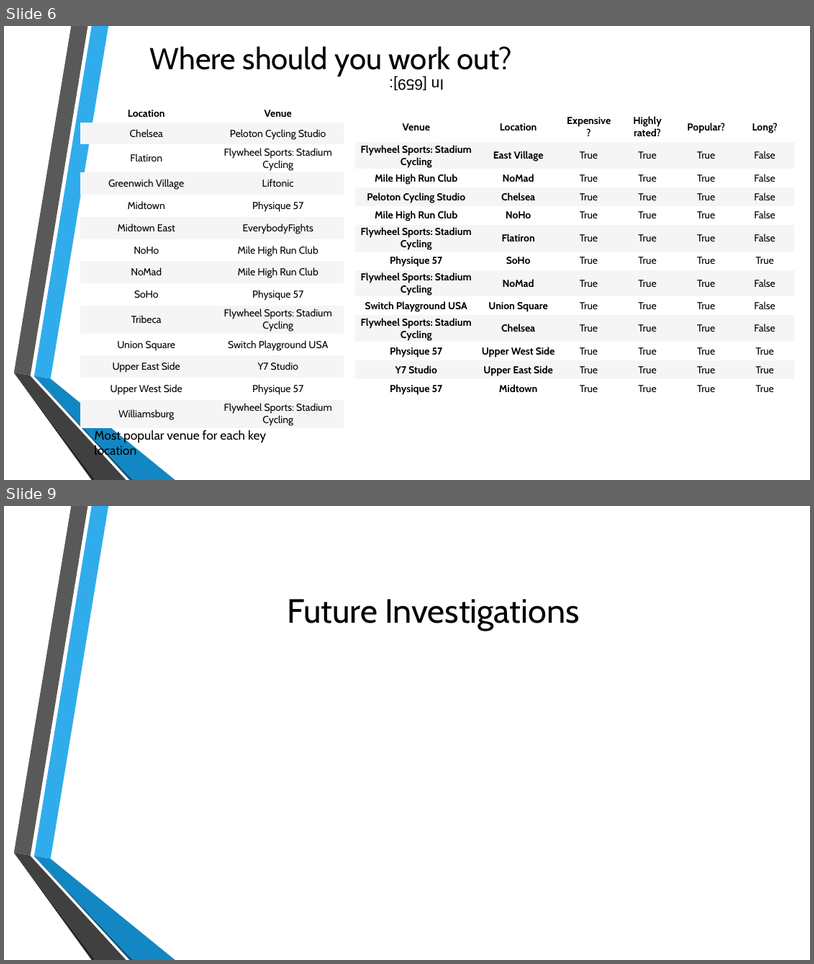
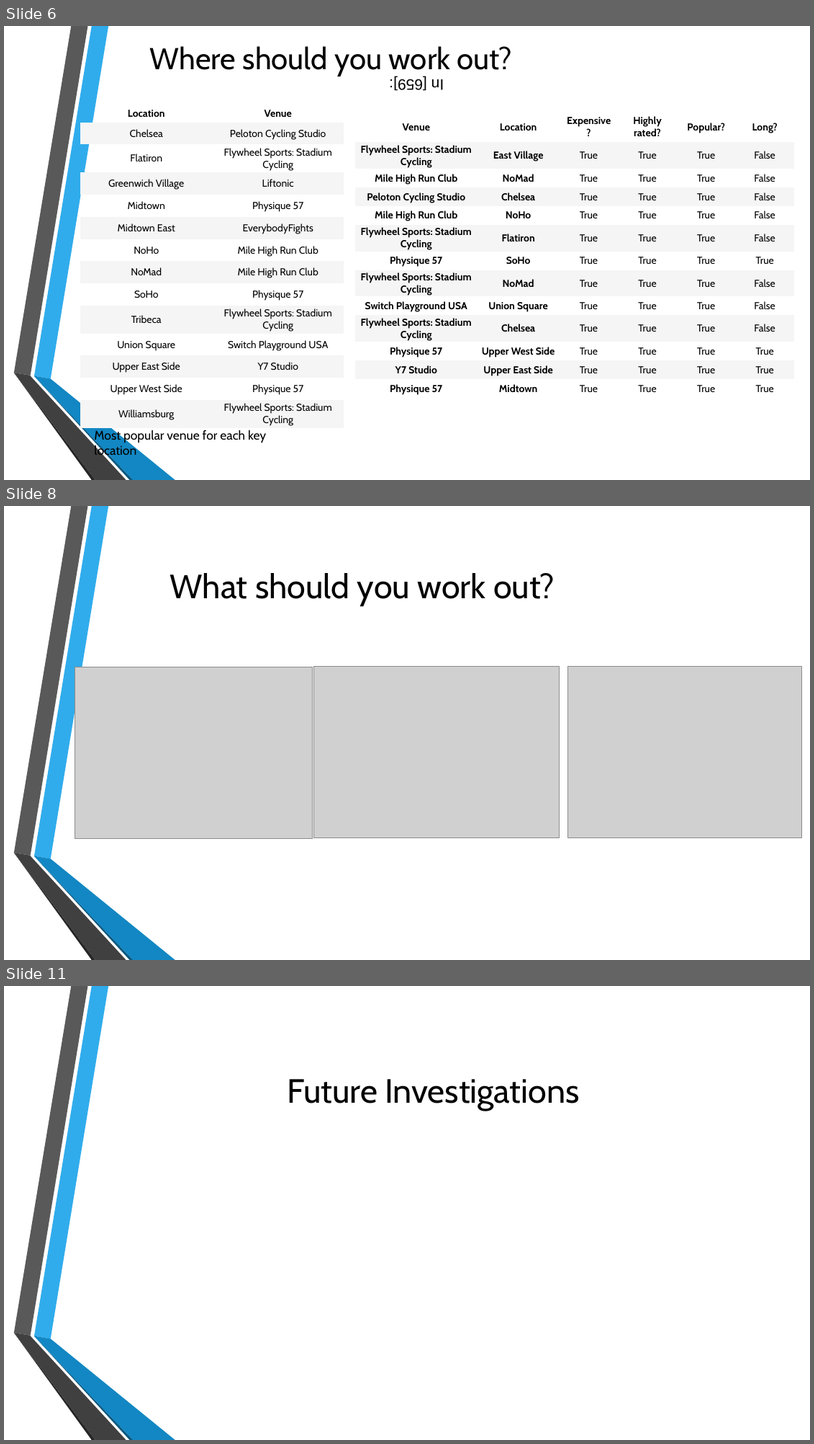
Before and after one commit to Alster96/Scraping_ClassPass, a slide deck: Final presentation.pptx. Shown one above the other, each under a label of ours: slides 6 and 9 before the commit, slides 6, 8 and 11 after it; the slides between them are not shown. The pictures are 814x964 and 814x1444 pixels, drawn with LibreOffice and Linux fonts; fonts in the diff are those of the drawing; grey boxes stand for pictures; background and template pictures are left out. Boxes give left, top, right and bottom in pixels: in the first picture for what was removed or moved away, otherwise in the second. Text is boxed around its words. In the diff, an @@ line names an element or a change of style, - is before the commit and + after.

```diff
--- a/Final presentation.pptx
+++ b/Final presentation.pptx
@@ slide 8 added at <box>4,506,810,960</box>, background picture (left out); not listed: 6 template elements that a slide beside it also shows @@
@@ title added at <box>170,573,555,606</box>, 40 pt, text #000000 @@
+What should you work out?
@@ picture added at <box>75,667,313,838</box> @@
@@ picture added at <box>314,667,559,837</box> @@
@@ picture added at <box>568,667,802,837</box> @@
@@ what was slide 9 is now slide 11 @@
```
Also in this commit, not shown: 2 slides changed, 1 other slide added, 1 other file.
